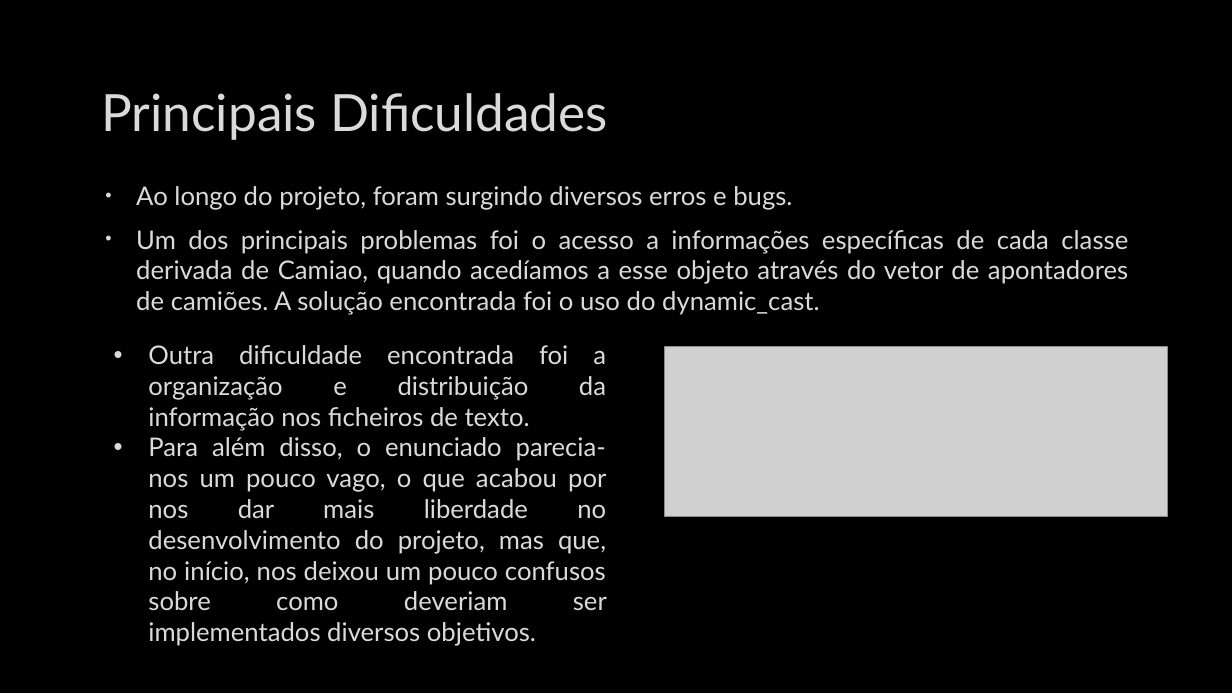
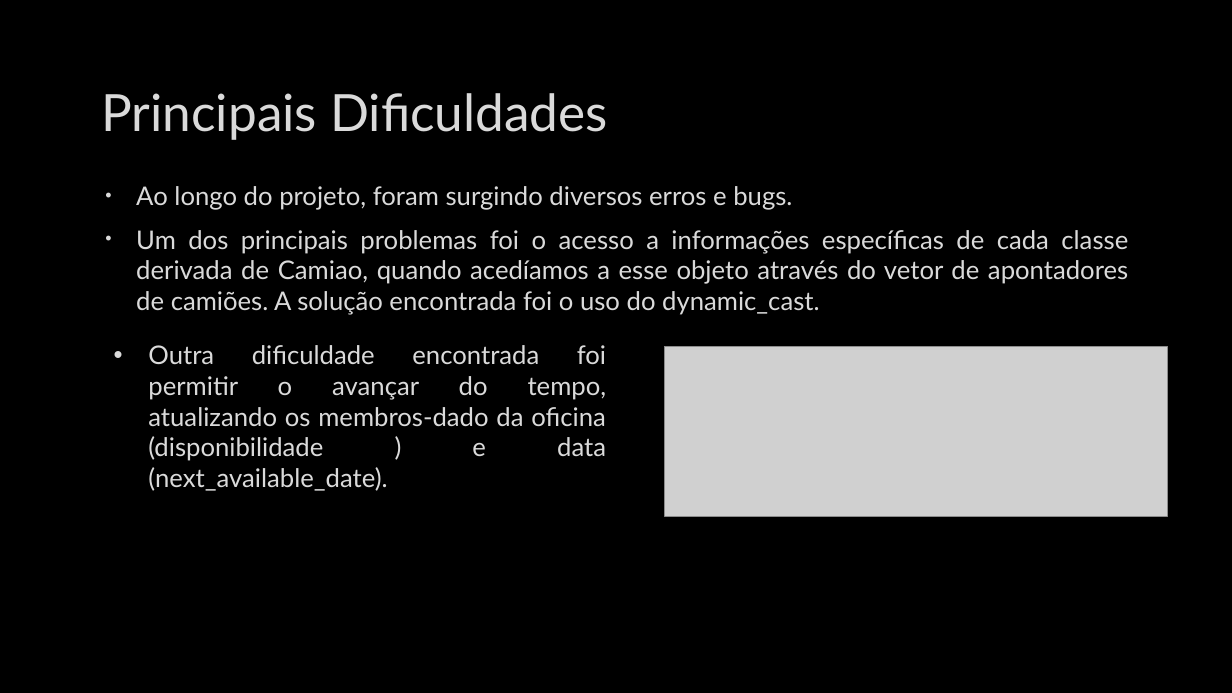
Before and after one commit to Caio-Nogueira/1-Projeto_AEDA, a slide deck: slide 11 of empresa_transportes.pptx. Drawn at 1232x693 pixels with LibreOffice and Linux fonts; fonts in the diff are those of the drawing; grey boxes stand for pictures; background and template pictures are left out. Boxes give left, top, right and bottom in pixels: in the first picture for what was removed or moved away, otherwise in the second. Text is boxed around its words. In the diff, an @@ line names an element or a change of style, - is before the commit and + after.

```diff
--- a/empresa_transportes.pptx
+++ b/empresa_transportes.pptx
@@ text at (148,345,607,491): text changed @@
-• Outra dificuldade encontrada foi a organização e distribuição da informação nos ficheiros de texto.
-• Para além disso, o enunciado parecia-nos um pouco vago, o que acabou por nos dar mais liberdade no desenvolvimento do projeto, mas que, no início, nos deixou um pouco confusos sobre como deveriam ser implementados diversos objetivos.
+• Outra dificuldade encontrada foi permitir o avançar do tempo, atualizando os membros-dado da oficina (disponibilidade ) e data (next_available_date).
```
Also in this commit, not shown: 5 other slides changed.
